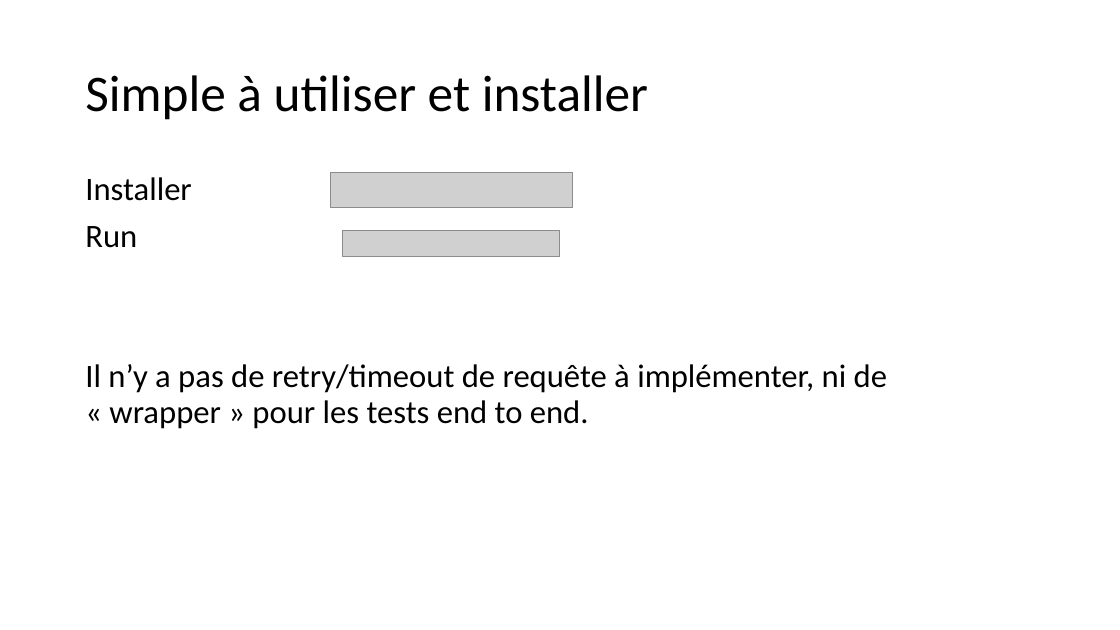
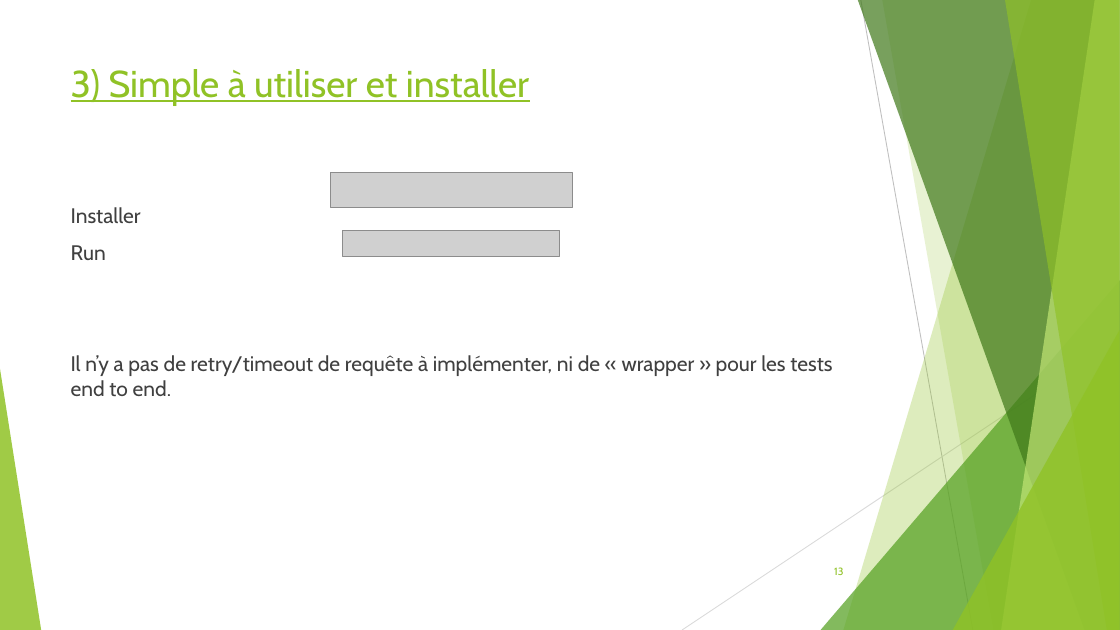
Before and after one commit to seblast312/cypress_youtube, a slide deck: slide 13 of Cypress.pptx (slide 12 before the commit). Drawn at 1120x630 pixels with LibreOffice and Linux fonts; fonts in the diff are those of the drawing; grey boxes stand for pictures. Boxes give left, top, right and bottom in pixels: in the first picture for what was removed or moved away, otherwise in the second. Text is boxed around its words. In the diff, an @@ line names an element or a change of style, - is before the commit and + after.

```diff
--- a/Cypress.pptx
+++ b/Cypress.pptx
@@ title "3) Simple à utiliser et ..." at (71, 69, 529, 105): vertical alignment middle to top @@
@@ title at (71, 69, 529, 105): text changed; size 44 to 32 pt; font Calibri to Cabin; text colour #000000 to #90C226 @@
-Simple à utiliser et installer
+3) Simple à utiliser et installer
@@ text "Installer": place and size @@
-text "Installer" at (85, 177, 887, 429)
+text "Installer" at (71, 207, 832, 396)
@@ text "Installer" at (71, 207, 832, 396): size 28 to 18 pt, font Calibri to Cabin, text colour #000000 to #404040; line spacing 0.9 to 1 @@
@@ group added at (0, 0, 1120, 630): 5 freeform shapes, 3 triangles, 2 lines @@
@@ page number added at (834, 567, 843, 575), 9 pt, text #90C226 @@
+13
```
Also in this commit, not shown: 17 other slides changed, 4 slides added, 1 slide removed.
